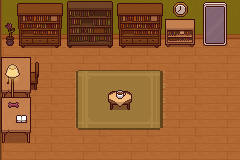
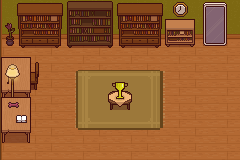
Two versions of the same layered image (240×160). Layer-by-layer changes:
added layer "a" above "tea table" over [112, 82, 128, 101]
painted on "tea table" over [116, 90, 126, 99]
